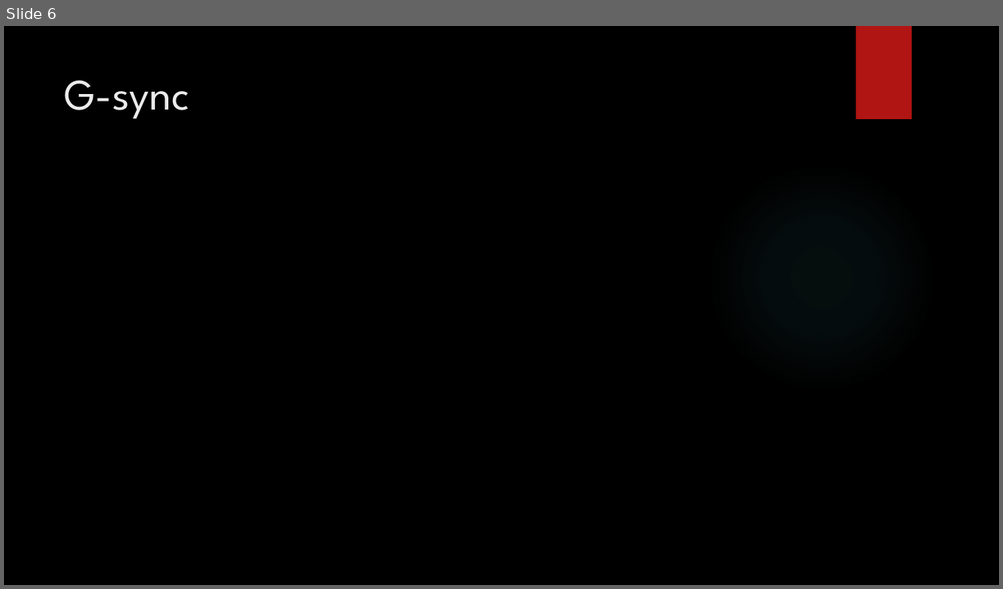
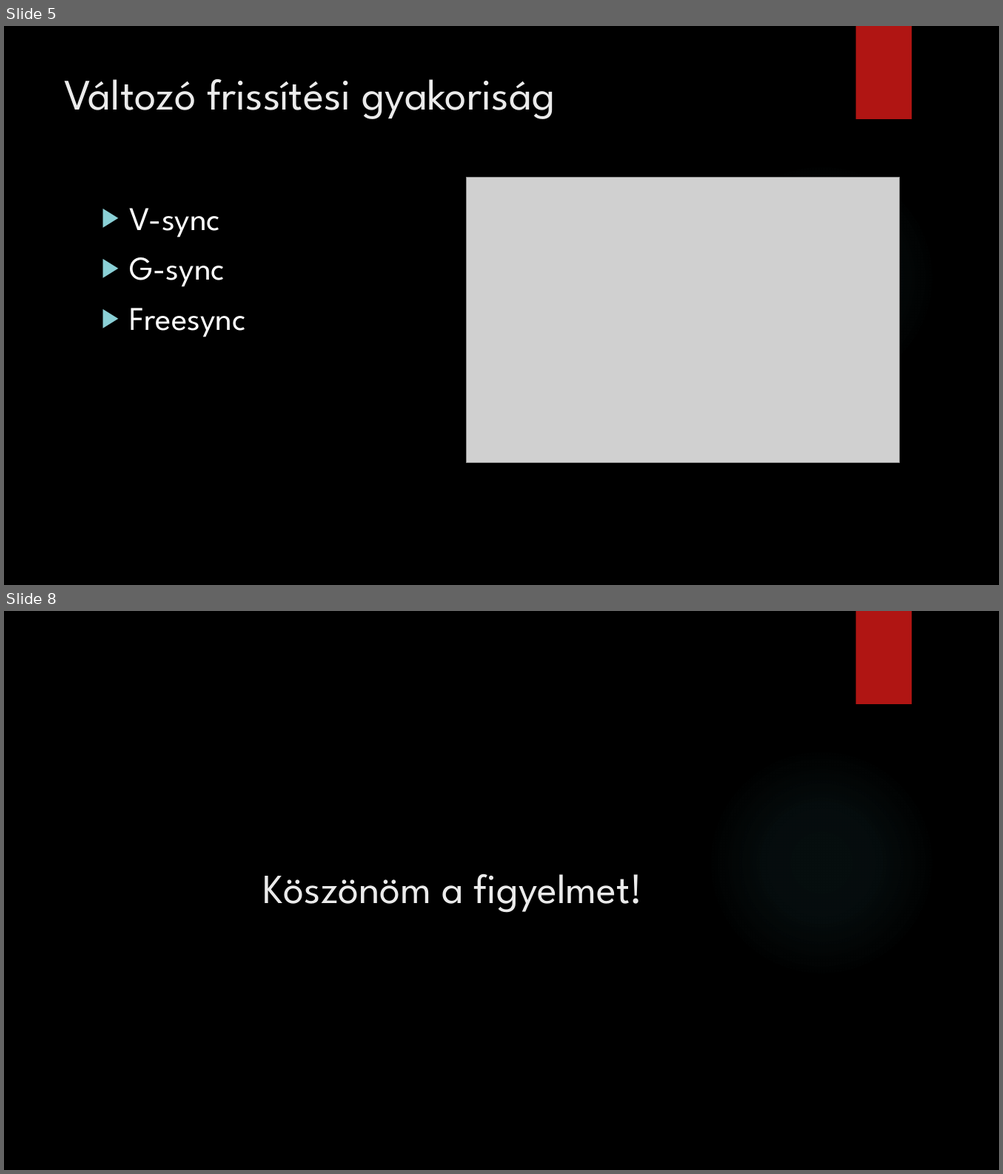
Before and after one commit to peterdaviid/pptkeszites2, a slide deck: Monitorok.pptx. Shown one above the other, each under a label of ours: slide 6 before the commit, slides 5 and 8 after it; the slides between them are not shown. The pictures are 1003x589 and 1003x1174 pixels, drawn with LibreOffice and Linux fonts; fonts in the diff are those of the drawing; grey boxes stand for pictures; background and template pictures are left out. Boxes give left, top, right and bottom in pixels: in the first picture for what was removed or moved away, otherwise in the second. Text is boxed around its words. In the diff, an @@ line names an element or a change of style, - is before the commit and + after.

```diff
--- a/Monitorok.pptx
+++ b/Monitorok.pptx
@@ slide 8 added at (x1=4, y1=611, x2=999, y2=1170), background picture (left out); not listed: 2 template elements that a slide beside it also shows @@
@@ title added at (x1=263, y1=874, x2=643, y2=913), 40 pt, text #EBEBEB @@
+Köszönöm a figyelmet!
@@ what was slide 6 is now slide 5 @@
@@ slide 5 changed as well @@
@@ title at (x1=64, y1=79, x2=555, y2=119): text changed @@
-G-sync
+Változó frissítési gyakoriság
@@ picture added at (x1=466, y1=178, x2=899, y2=463) @@
@@ text added at (x1=130, y1=208, x2=246, y2=338), 32 pt, text #FFFFFF @@
+▶ V-sync
+▶ G-sync
+▶ Freesync
```
Also in this commit, not shown: 2 other slides changed, 4 other slides added, 4 slides removed.
